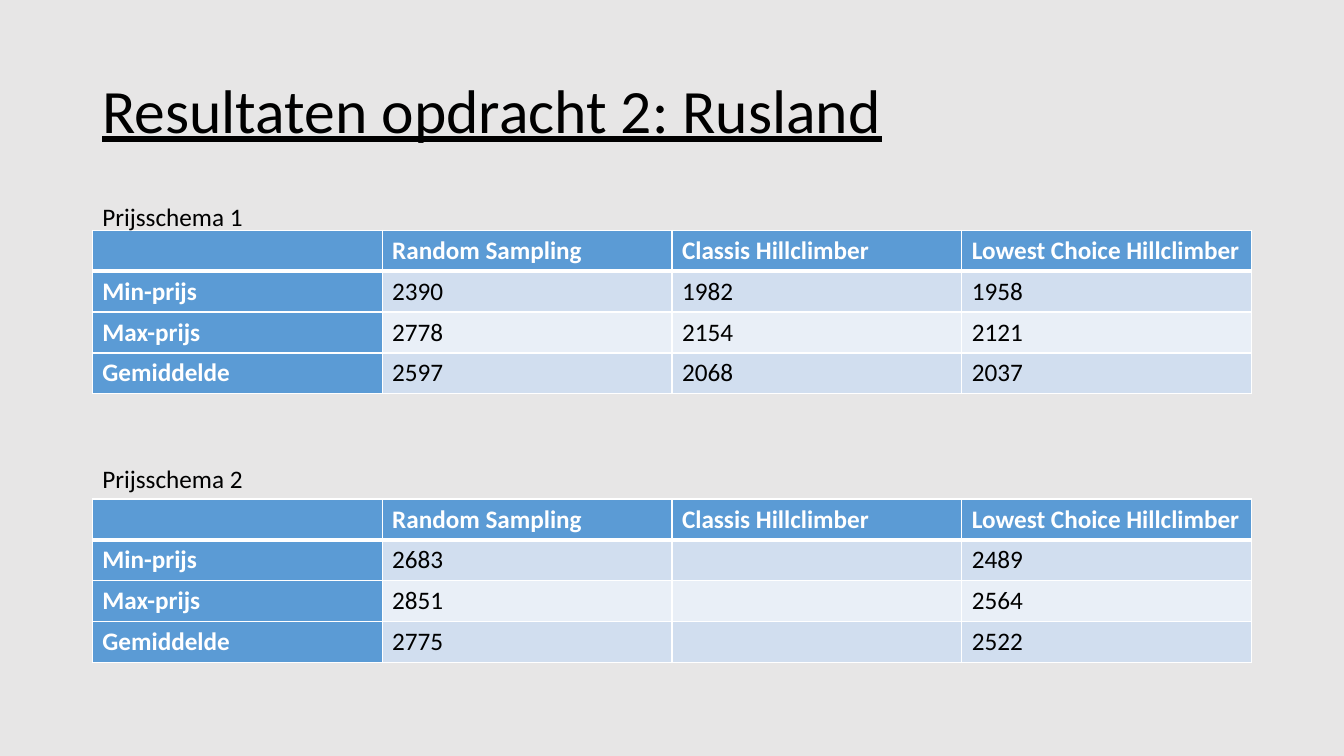
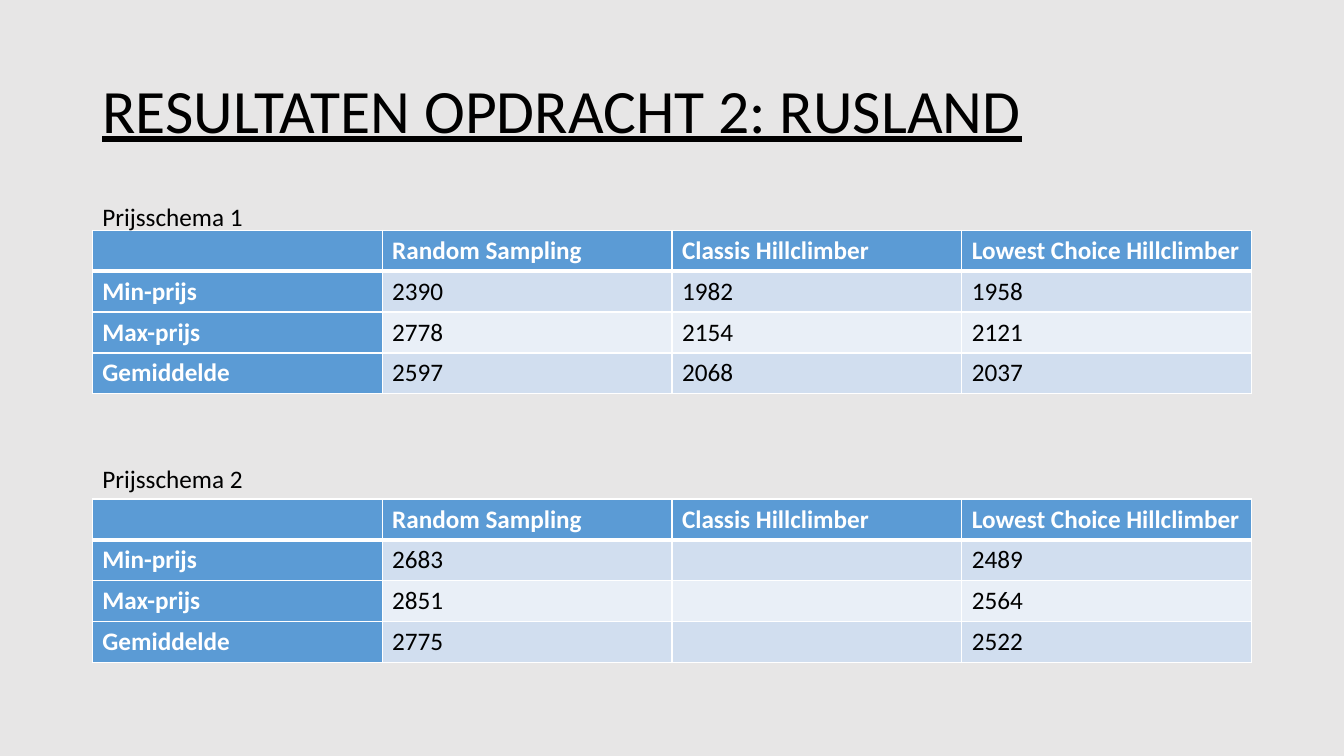
Before and after one commit to Tomttaw/Radio-Russia, a slide deck: slide 11 of eindpresentatie.pptx. Drawn at 1344x756 pixels with LibreOffice and Linux fonts; fonts in the diff are those of the drawing. Boxes give left, top, right and bottom in pixels: in the first picture for what was removed or moved away, otherwise in the second. Text is boxed around its words. In the diff, an @@ line names an element or a change of style, - is before the commit and + after.

```diff
--- a/eindpresentatie.pptx
+++ b/eindpresentatie.pptx
@@ title at <box>102,93,1020,142</box>: text changed @@
-Resultaten opdracht 2: Rusland
+RESULTATEN OPDRACHT 2: RUSLAND
```
Also in this commit, not shown: 3 other slides changed.
